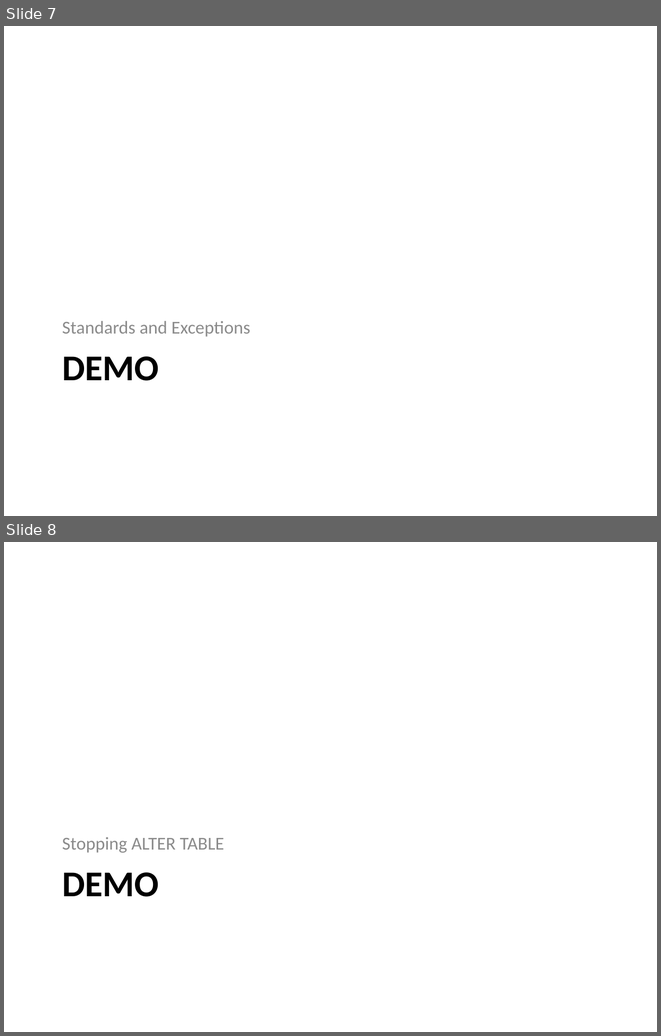
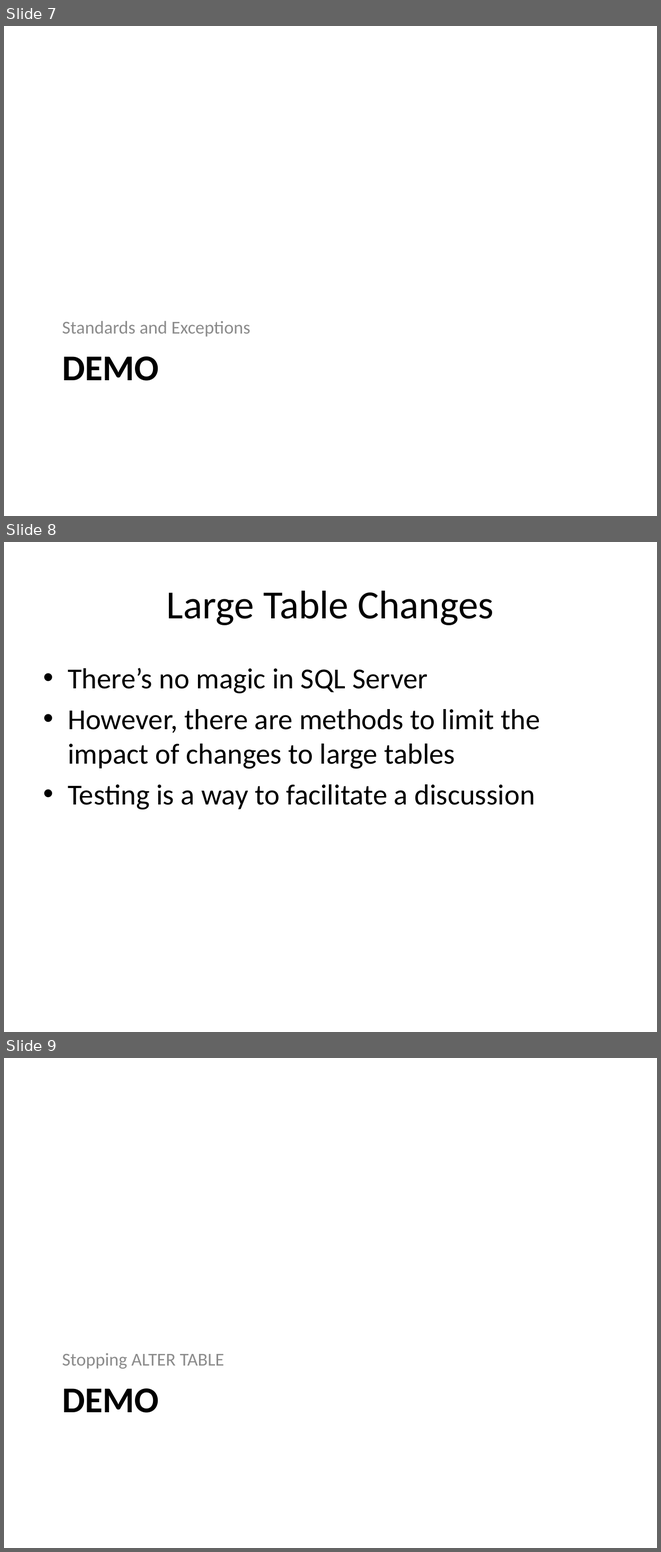
Before and after one commit to way0utwest/TestingT-SQLMadeEasy, a slide deck: TestingT-SQLMadeEasy.pptx. Shown one above the other, each under a label of ours: slides 7 and 8 before the commit, slides 7, 8 and 9 after it. The pictures are 661x1036 and 661x1552 pixels, drawn with LibreOffice and Linux fonts; fonts in the diff are those of the drawing. Boxes give left, top, right and bottom in pixels: in the first picture for what was removed or moved away, otherwise in the second. Text is boxed around its words. In the diff, an @@ line names an element or a change of style, - is before the commit and + after.

```diff
--- a/TestingT-SQLMadeEasy.pptx
+++ b/TestingT-SQLMadeEasy.pptx
@@ slide 8 added at (4, 542, 657, 1032), background #FFFFFF @@
@@ title added at (167, 590, 494, 625), 44 pt, text #000000 @@
+Large Table Changes
@@ text added at (68, 668, 540, 810), 32 pt, text #000000 @@
+• There’s no magic in SQL Server
+• However, there are methods to limit the impact of changes to large tables
+• Testing is a way to facilitate a discussion
@@ what was slide 8 is now slide 9 @@
```
Also in this commit, not shown: 4 other slides added.
